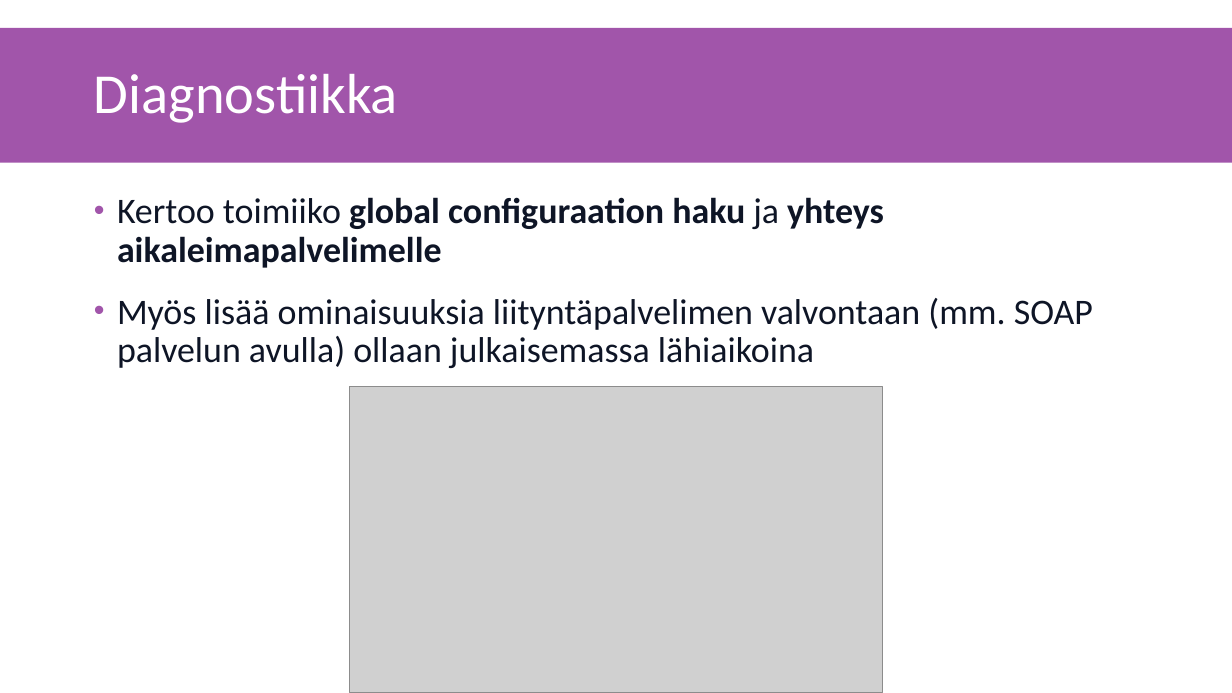
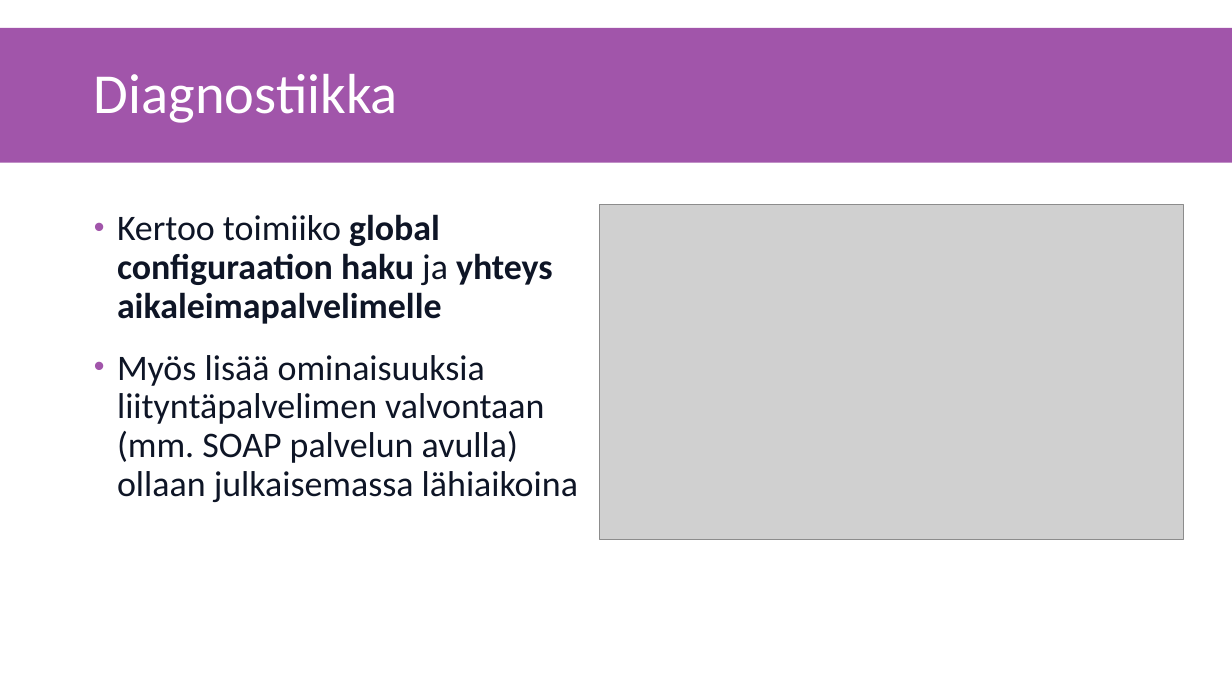
Before and after one commit to gofore/kapa-xroad-presentation, a slide deck: slide 3 of src/2. Admin toiminnot.pptx. Drawn at 1232x693 pixels with LibreOffice and Linux fonts; fonts in the diff are those of the drawing; grey boxes stand for pictures. Boxes give left, top, right and bottom in pixels: in the first picture for what was removed or moved away, otherwise in the second. Text is boxed around its words. In the diff, an @@ line names an element or a change of style, - is before the commit and + after.

```diff
--- a/src/2. Admin toiminnot.pptx
+++ b/src/2. Admin toiminnot.pptx
@@ text "Kertoo toimiiko global configuraation haku ..." rewrapped from (117,197,1093,368) to (117,214,578,502) @@
@@ picture: place and size @@
-picture at (349,387,883,693)
+picture at (600,205,1183,540)
```
Also in this commit, not shown: 6 other slides changed, 2 slides added, 2 slides removed.
